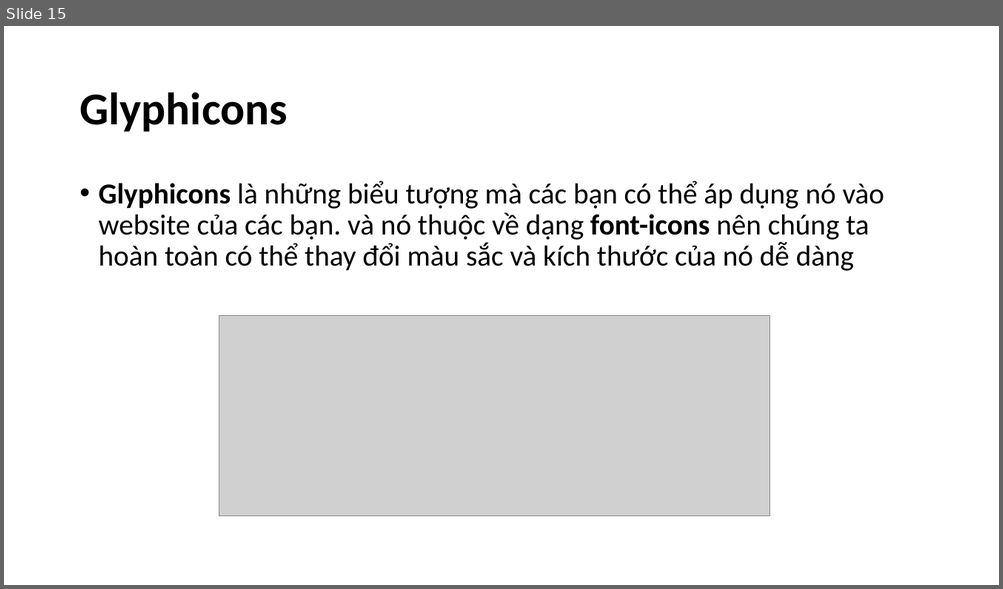
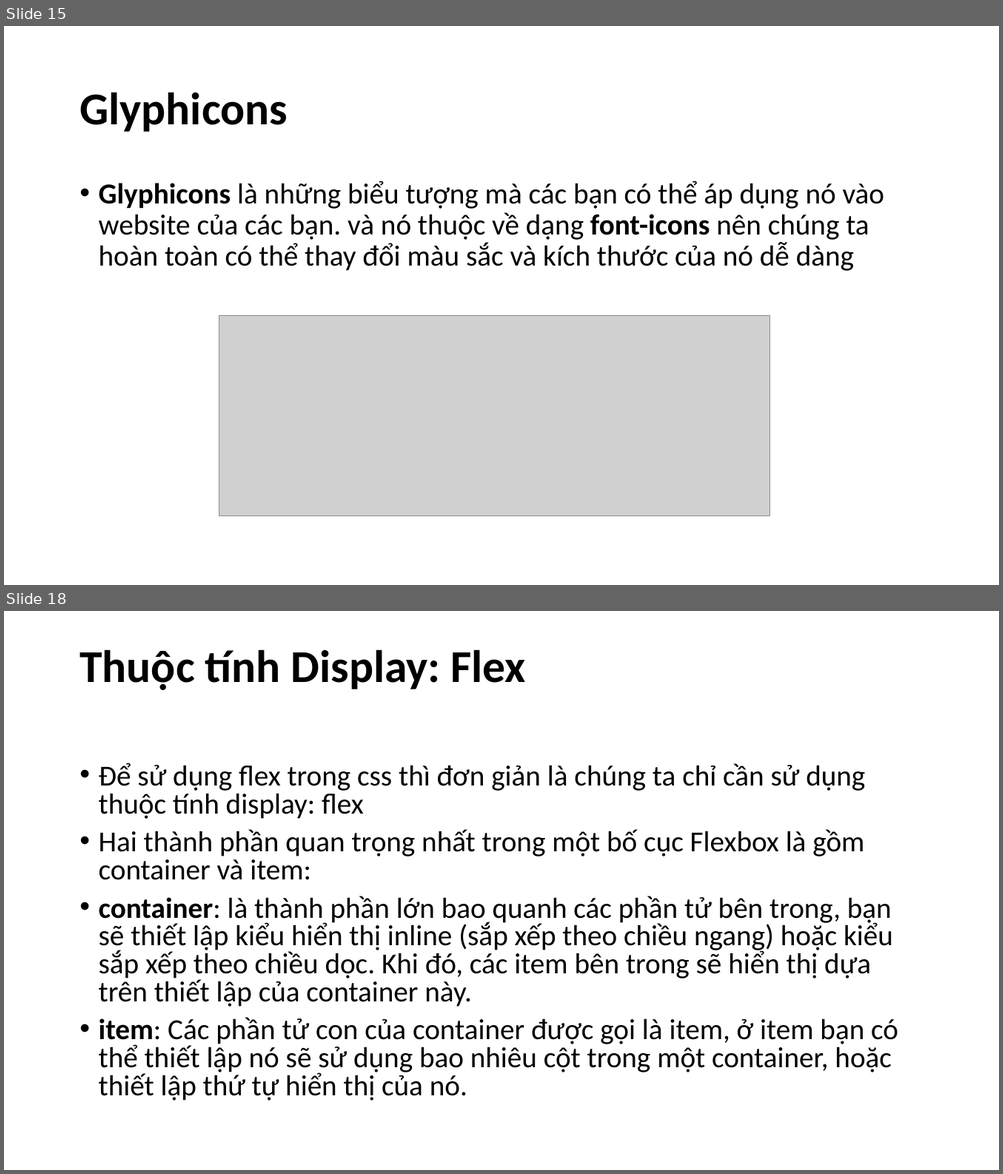
Before and after one commit to hoanghiep8921/ljava1909, a slide deck: slide/Bootstrap.pptx. Shown one above the other, each under a label of ours: slide 15 before the commit, slides 15 and 18 after it; the slides between them are not shown. The pictures are 1003x589 and 1003x1174 pixels, drawn with LibreOffice and Linux fonts; fonts in the diff are those of the drawing; grey boxes stand for pictures. Boxes give left, top, right and bottom in pixels: in the first picture for what was removed or moved away, otherwise in the second. Text is boxed around its words. In the diff, an @@ line names an element or a change of style, - is before the commit and + after.

```diff
--- a/slide/Bootstrap.pptx
+++ b/slide/Bootstrap.pptx
@@ slide 18 added at <box>4,611,999,1170</box>, background #FFFFFF @@
@@ title added at <box>79,649,526,690</box>, 44 pt, text #000000, bold @@
+Thuộc tính Display: Flex
@@ text added at <box>99,763,898,1101</box>, 28 pt, text #000000 @@
+• Để sử dụng flex trong css thì đơn giản là chúng ta chỉ cần sử dụng thuộc tính display: flex
+• Hai thành phần quan trọng nhất trong một bố cục Flexbox là gồm container và item:
+• container: là thành phần lớn bao quanh các phần tử bên trong, bạn sẽ thiết lập kiểu hiển thị inline (sắp xếp theo chiều ngang) hoặc kiểu sắp xếp theo chiều dọc. Khi đó, các item bên trong sẽ hiển thị dựa trên thiết lập của container này.
+• item: Các phần tử con của container được gọi là item, ở item bạn có thể thiết lập nó sẽ sử dụng bao nhiêu cột trong một container, hoặc thiết lập thứ tự hiển thị của nó.
```
Also in this commit, not shown: 11 other slides added, 1 slide removed, 13 other files.
